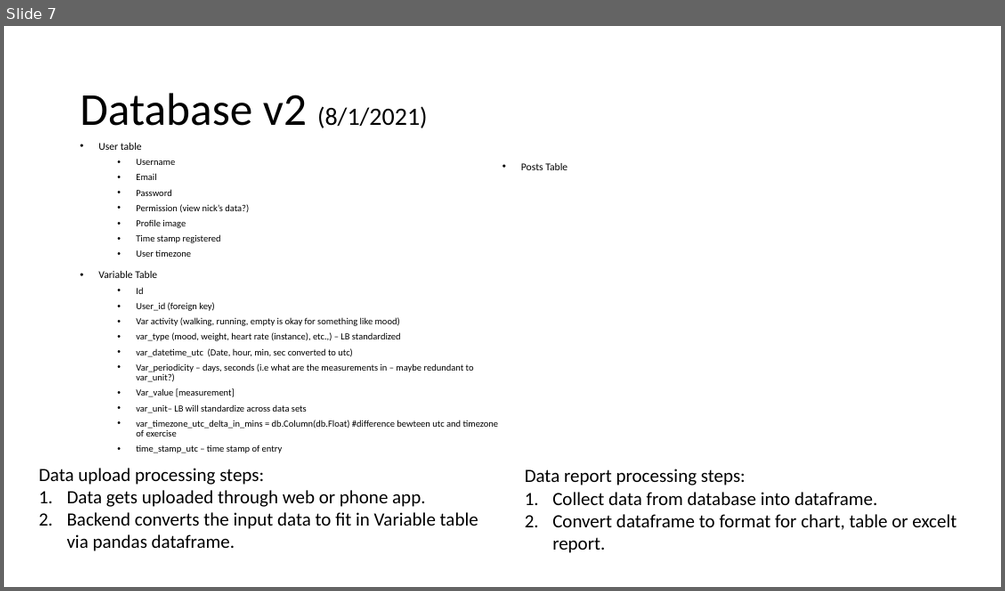
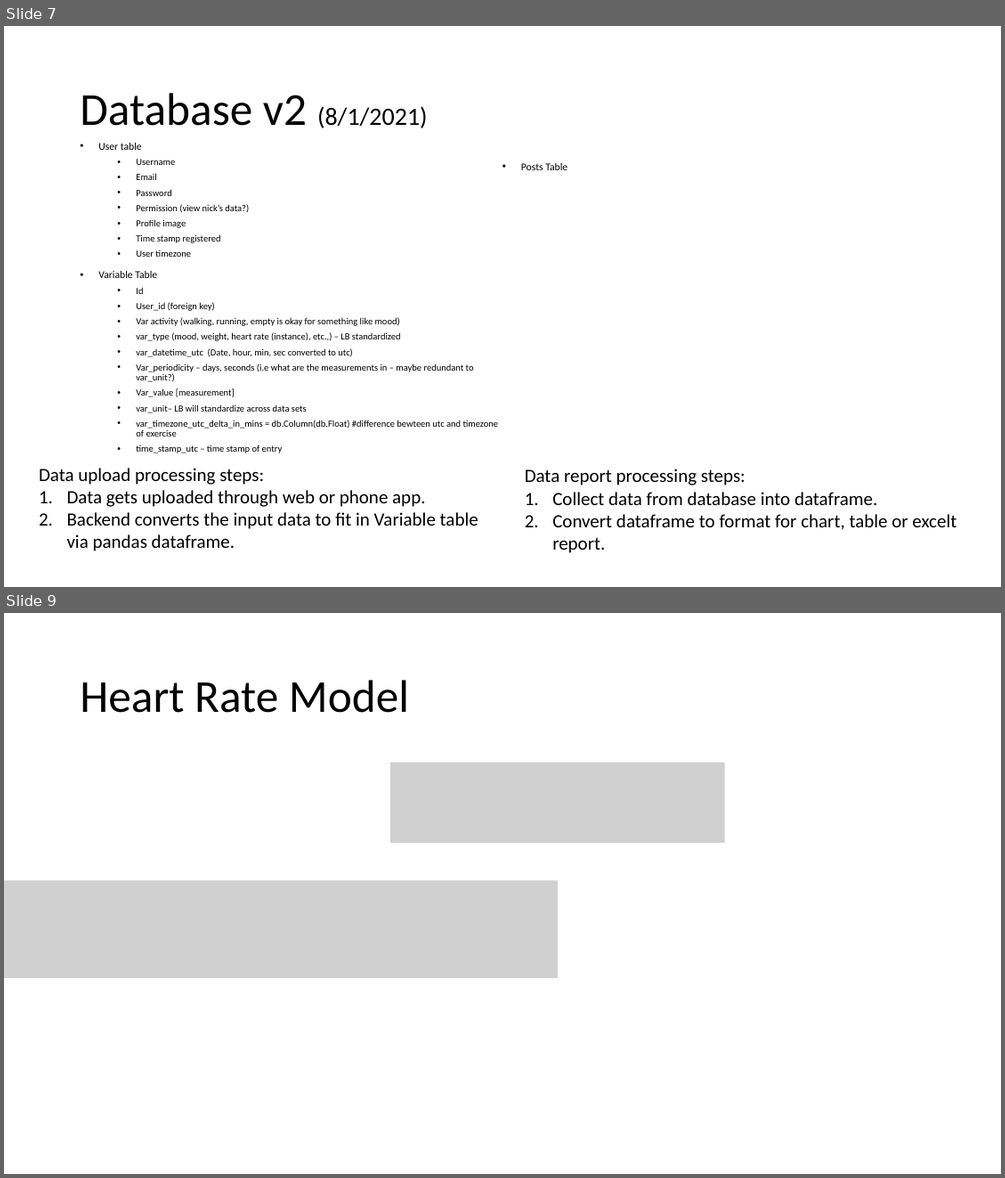
Before and after one commit to costa-rica/lifeBuddyWebApp_v1, a slide deck: misc/Life Buddy Web App.pptx. Shown one above the other, each under a label of ours: slide 7 before the commit, slides 7 and 9 after it; the slides between them are not shown. The pictures are 1005x591 and 1005x1178 pixels, drawn with LibreOffice and Linux fonts; fonts in the diff are those of the drawing; grey boxes stand for pictures. Boxes give left, top, right and bottom in pixels: in the first picture for what was removed or moved away, otherwise in the second. Text is boxed around its words. In the diff, an @@ line names an element or a change of style, - is before the commit and + after.

```diff
--- a/misc/Life Buddy Web App.pptx
+++ b/misc/Life Buddy Web App.pptx
@@ slide 9 added at bbox=[4, 613, 1001, 1174], background #C0C0C0 @@
@@ title added at bbox=[80, 680, 409, 713], 44 pt, text #000000 @@
+Heart Rate Model
@@ picture added at bbox=[390, 763, 725, 844] @@
@@ picture added at bbox=[4, 881, 558, 978] @@
```
Also in this commit, not shown: 1 other slide added, 8 other files.
